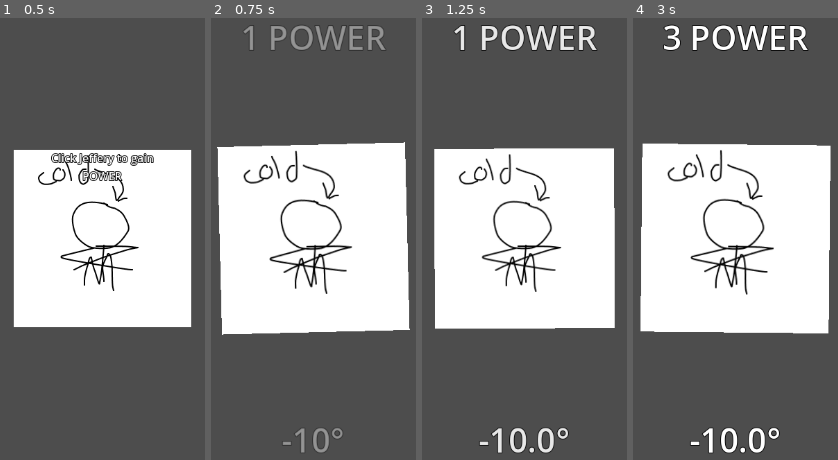
Above: before the commit, frames 1-4 (left to right).
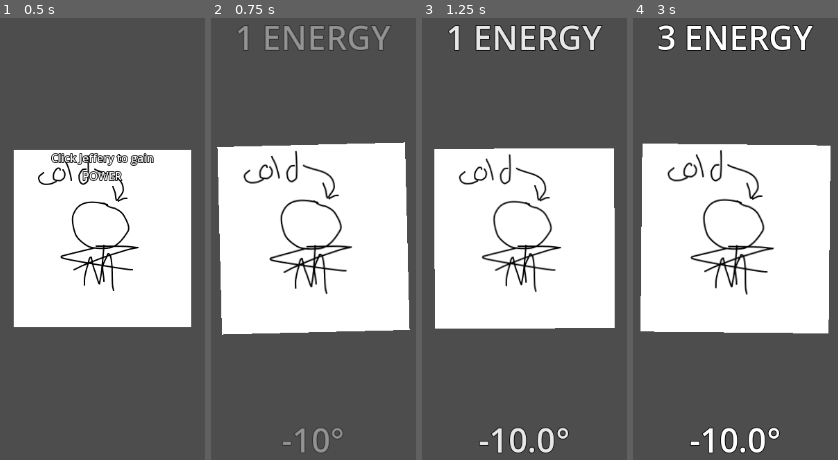
Above: after the commit, the same moments.

Repository: ToasterPanic/its-cold-outside
Game: Godot game, scene res://scenes/game.tscn
The game is run twice, just before and just after one commit, with the same random seed, the same clock (stepped at 60 frames per second) and the same inputs.
Inputs:
- Up to frame 1 (0.5 s): no input
- Up to frame 2 (0.75 s): click "Click Jeffery to gain POWER" at 0.5 s
- Up to frame 3 (1.25 s): no input
- Up to frame 4 (3 s): tap Enter at 1.25 s; hold Right 1.28-2.03 s; tap Alt at 1.35, 2.85 s; hold Down 2.03-2.78 s; tap Shift at 2.1 s; tap Space at 2.75 s; hold Right from 2.78 s (still down)

Frame 1 is identical in both runs. In frame 2, 1.9% of the frame differs, in the area x 13-88%, y 1-8%; in frame 3, 2.4%; in frame 4, 2.7%, in the area x 12-88%, y 1-8%.

Commit message:
Upgrades, tutorial finish

Diff:
--- a/scenes/buyable_ui_item.tscn
+++ b/scenes/buyable_ui_item.tscn
@@ -1,10 +1,14 @@
-[gd_scene load_steps=5 format=3 uid="uid://cgv0puwr6i68p"]
+[gd_scene load_steps=6 format=3 uid="uid://cgv0puwr6i68p"]
 
 [ext_resource type="Texture2D" uid="uid://w0nxsmkmtjoo" path="res://textures/campfire.png" id="1_3ejx8"]
 [ext_resource type="Script" uid="uid://b5740qbech1v7" path="res://scripts/buyable_ui_item.gd" id="1_q11ar"]
 
 [sub_resource type="LabelSettings" id="LabelSettings_lbhrr"]
 font_size = 32
+
+[sub_resource type="LabelSettings" id="LabelSettings_q11ar"]
+font_size = 24
+font_color = Color(1, 0, 0, 1)
 
 [sub_resource type="LabelSettings" id="LabelSettings_iywne"]
 font_size = 24
@@ -24,6 +28,15 @@
 layout_mode = 2
 text = "Campfire"
 label_settings = SubResource("LabelSettings_lbhrr")
+
+[node name="Locked" type="Label" parent="Top"]
+visible = false
+custom_minimum_size = Vector2(0, 48)
+layout_mode = 2
+size_flags_horizontal = 3
+text = " LOCKED! [requires Policy Reductions]"
+label_settings = SubResource("LabelSettings_q11ar")
+vertical_alignment = 1
 
 [node name="Cost" type="Label" parent="Top"]
 custom_minimum_size = Vector2(0, 48)
--- /dev/null
+++ b/scenes/buyable_upgrade_item.tscn
@@ -0,0 +1,41 @@
+[gd_scene load_steps=3 format=3 uid="uid://huj8qxqlhp60"]
+
+[ext_resource type="Script" uid="uid://c2kw7kxqpmksc" path="res://scripts/buyable_upgrade_item.gd" id="1_g7c5s"]
+[ext_resource type="Texture2D" uid="uid://w0nxsmkmtjoo" path="res://textures/campfire.png" id="2_8y2k8"]
+
+[node name="BuyableUpgradeItem" type="VBoxContainer"]
+offset_right = 727.0
+offset_bottom = 116.0
+script = ExtResource("1_g7c5s")
+metadata/type = "politics"
+
+[node name="Top" type="HFlowContainer" parent="."]
+layout_mode = 2
+
+[node name="TextureRect" type="TextureRect" parent="Top"]
+custom_minimum_size = Vector2(192, 192)
+layout_mode = 2
+texture = ExtResource("2_8y2k8")
+expand_mode = 2
+
+[node name="Details" type="RichTextLabel" parent="Top"]
+custom_minimum_size = Vector2(0, 48)
+layout_mode = 2
+size_flags_horizontal = 3
+theme_override_font_sizes/normal_font_size = 16
+bbcode_enabled = true
+text = "[font size=48]Politics[/font]
+test"
+fit_content = true
+scroll_active = false
+
+[node name="Bottom" type="HFlowContainer" parent="."]
+layout_mode = 2
+alignment = 1
+
+[node name="Buy" type="Button" parent="Bottom"]
+layout_mode = 2
+size_flags_vertical = 4
+text = "Buy for 50 POWER"
+
+[connection signal="pressed" from="Bottom/Buy" to="." method="_on_buy_pressed"]
--- a/scenes/game.tscn
+++ b/scenes/game.tscn
@@ -1,7 +1,8 @@
-[gd_scene load_steps=6 format=3 uid="uid://cxwei7g8nehdn"]
+[gd_scene load_steps=7 format=3 uid="uid://cxwei7g8nehdn"]
 
 [ext_resource type="Texture2D" uid="uid://wn75psbolp0e" path="res://textures/jeffery.png" id="1_uwrxv"]
 [ext_resource type="Script" uid="uid://dt25ajg5sqcl8" path="res://scripts/game.gd" id="1_yqjtg"]
+[ext_resource type="Texture2D" uid="uid://bvh21ly3w5evi" path="res://textures/hint_arrow.png" id="3_lnu2h"]
 
 [sub_resource type="LabelSettings" id="LabelSettings_uwrxv"]
 outline_size = 4
@@ -92,7 +93,18 @@
 size_flags_horizontal = 3
 size_flags_vertical = 0
 
-[node name="PowerMeter" type="Label" parent="CanvasLayer/Control"]
+[node name="Upgrades" type="ScrollContainer" parent="CanvasLayer/Control/Panel/Tabs"]
+visible = false
+layout_mode = 2
+theme_override_styles/panel = SubResource("StyleBoxEmpty_lnu2h")
+metadata/_tab_index = 1
+
+[node name="VBox" type="VBoxContainer" parent="CanvasLayer/Control/Panel/Tabs/Upgrades"]
+layout_mode = 2
+size_flags_horizontal = 3
+size_flags_vertical = 0
+
+[node name="StatMeter" type="Label" parent="CanvasLayer/Control"]
 layout_mode = 1
 anchors_preset = -1
 anchor_left = 0.5
@@ -118,4 +130,17 @@
 horizontal_alignment = 1
 autowrap_mode = 1
 
+[node name="BuyHintArrow" type="TextureRect" parent="CanvasLayer/Control"]
+visible = false
+layout_mode = 1
+anchors_preset = -1
+anchor_left = 0.5
+anchor_right = 0.5
+offset_left = -128.0
+offset_right = 128.0
+offset_bottom = 256.0
+scale = Vector2(0.5, 0.5)
+pivot_offset = Vector2(256, 0)
+texture = ExtResource("3_lnu2h")
+
 [connection signal="pressed" from="Jeffery" to="." method="_on_jeffery_pressed"]
--- a/scripts/buyable_ui_item.gd
+++ b/scripts/buyable_ui_item.gd
@@ -4,14 +4,18 @@
 
 func _ready() -> void:
 	$Top/Name.text = global.buyables[get_meta("type")].name
-	$Top/Buy.text = "Buy for " + global.numtext(global.buyables[get_meta("type")].cost) + " POWER"
-	$Top/Cost.text = global.numtext(global.buyables[get_meta("type")].passive_power) + " POWER/s"
+	if global.buyables[get_meta("type")].has("cost_power"):
+		$Top/Buy.text = "Buy for " + global.numtext(global.buyables[get_meta("type")].cost_power) + " POWER"
+		$Top/Cost.text = global.numtext(global.buyables[get_meta("type")].passive_power) + " POWER/s"
+	else:
+		$Top/Buy.text = "Buy for " + global.numtext(global.buyables[get_meta("type")].cost) + " ENERGY"
+		$Top/Cost.text = global.numtext(global.buyables[get_meta("type")].passive_energy) + " ENERGY/s"
 
 	$Bottom/HBoxContainer/None.texture = load("res://textures/" + get_meta("type") + ".png")
 
 func _on_buy_pressed() -> void:
-	if game.power >= global.buyables[get_meta("type")].cost:
-		game.power -= global.buyables[get_meta("type")].cost
+	if game.energy >= global.buyables[get_meta("type")].cost:
+		game.energy -= global.buyables[get_meta("type")].cost
 
 		game.boughts[get_meta("type")] += 1
 
--- /dev/null
+++ b/scripts/buyable_upgrade_item.gd
@@ -0,0 +1,43 @@
+extends VBoxContainer
+
+var game = null
+@onready var upgrade = global.upgrades[get_meta("type")]
+
+func _ready() -> void:
+	var text = "[font size=32]" + global.upgrades[get_meta("type")].name + "[/font]\n" +  global.upgrades[get_meta("type")].description + "\n"
+
+	for n in upgrade.costs.keys():
+		if n == "energy":
+			text = text + "\n- " + global.numtext(upgrade.costs[n]) + " ENERGY"
+		elif n == "power":
+			text = text + "\n- " + global.numtext(upgrade.costs[n]) + " POWER"
+		elif n == "upgrade":
+			text = text + "\n- Requires upgrade: " + global.upgrades[upgrade.costs[n]].name
+
+	$Top/Details.text = text
+
+func _on_buy_pressed() -> void:
+	var buying = true
+
+	for n in upgrade.costs.keys():
+		if n == "energy":
+			if upgrade.costs[n] > game.energy:
+				buying = false
+				break
+		elif n == "power":
+			if upgrade.costs[n] > game.power:
+				buying = false
+				break
+		elif n == "upgrade":
+			if !game.upgrades[upgrade.costs[n]]:
+				buying = false
+				break
+
+	if buying:
+		for n in upgrade.costs.keys():
+			if n == "energy":
+				game.energy -= upgrade.costs[n]
+			elif n == "power":
+				game.power -= upgrade.costs[n]
+
+		game.upgrades[get_meta("type")] = true
--- a/scripts/game.gd
+++ b/scripts/game.gd
@@ -1,15 +1,20 @@
 extends Node2D
 
 var power = 0
+var energy = 0
 var temperature = -10
 var tutorial_progress = 0
 var boughts = {
+
+}
+var upgrades = {
 
 }
 
 var time_to_next_passive_power = 1
 
 var buyable_ui_item_scene = preload("res://scenes/buyable_ui_item.tscn")
+var buyable_upgrade_item_scene = preload("res://scenes/buyable_upgrade_item.tscn")
 
 func _ready() -> void:
 	for n in global.buyables.keys():
@@ -21,6 +26,15 @@
 
 		$CanvasLayer/Control/Panel/Tabs/Store/VBox.add_child(buyable_ui_item)
 
+	for n in global.upgrades.keys():
+		upgrades[n] = false
+
+		var buyable_upgrade_item = buyable_upgrade_item_scene.instantiate()
+		buyable_upgrade_item.set_meta("type", n)
+		buyable_upgrade_item.game = self
+
+		$CanvasLayer/Control/Panel/Tabs/Upgrades/VBox.add_child(buyable_upgrade_item)
+
 func _process(delta: float) -> void:
 	time_to_next_passive_power -= delta
 	if time_to_next_passive_power <= 0:
@@ -29,7 +43,7 @@
 		temperature = -10
 
 		for n in boughts.keys():
-			power += global.buyables[n].passive_power * boughts[n]
+			energy += global.buyables[n].passive_energy * boughts[n]
 
 			temperature += global.buyables[n].heat * boughts[n]
 
@@ -37,42 +51,49 @@
 	$Jeffery.scale.x -= ($Jeffery.scale.x - 1) * (delta * 3)
 	$Jeffery.scale.y = $Jeffery.scale.x
 
-	$CanvasLayer/Control/PowerMeter.text = global.numtext(power) + " POWER"
+	$CanvasLayer/Control/StatMeter.text = global.numtext(energy) + " ENERGY"
 
 	$CanvasLayer/Control/TemperatureMeter.text = global.numtext(temperature) + "°"
 
 	if tutorial_progress == 0:
 		$Camera2D.position.x = 0
-		if power >= 1:
+		if energy >= 1:
 			tutorial_progress += 1
 
-		$CanvasLayer/Control/PowerMeter.anchor_left = 0
+		$CanvasLayer/Control/StatMeter.anchor_left = 0
 		$CanvasLayer/Control/TemperatureMeter.anchor_left = 0
 
-		$CanvasLayer/Control/PowerMeter.modulate = Color(1, 1, 1, 0)
+		$CanvasLayer/Control/StatMeter.modulate = Color(1, 1, 1, 0)
 		$CanvasLayer/Control/TemperatureMeter.modulate = Color(1, 1, 1, 0)
 
 		$CanvasLayer/Control/Panel.visible = false
 		$CanvasLayer/Control/Panel.modulate = Color(1, 1, 1, 0)
 	elif tutorial_progress == 1:
-		$CanvasLayer/Control/TemperatureMeter.modulate.a += (1 - $CanvasLayer/Control/PowerMeter.modulate.a) * (delta * 3)
-		$CanvasLayer/Control/PowerMeter.modulate.a = $CanvasLayer/Control/TemperatureMeter.modulate.a
+		$CanvasLayer/Control/TemperatureMeter.modulate.a += (1 - $CanvasLayer/Control/StatMeter.modulate.a) * (delta * 3)
+		$CanvasLayer/Control/StatMeter.modulate.a = $CanvasLayer/Control/TemperatureMeter.modulate.a
 
 		$Camera2D.position.x = 0
-		if power >= 50:
+		if energy >= 50:
 			tutorial_progress += 1
 	else:
 		$Camera2D.position.x = get_viewport().size.x / -4
 
-		$CanvasLayer/Control/TemperatureMeter.anchor_left += (0.5 - $CanvasLayer/Control/PowerMeter.anchor_left) * (delta * 3)
-		$CanvasLayer/Control/PowerMeter.anchor_left = $CanvasLayer/Control/TemperatureMeter.anchor_left
+		$CanvasLayer/Control/TemperatureMeter.anchor_left += (0.5 - $CanvasLayer/Control/StatMeter.anchor_left) * (delta * 3)
+		$CanvasLayer/Control/StatMeter.anchor_left = $CanvasLayer/Control/TemperatureMeter.anchor_left
 
 		$CanvasLayer/Control/Panel.visible = true
 		$CanvasLayer/Control/Panel.modulate.a += (1 - $CanvasLayer/Control/Panel.modulate.a) * (delta * 3)
+		if tutorial_progress == 2:
+			$CanvasLayer/Control/BuyHintArrow.visible = true
+
+			if boughts.space_heater > 0:
+				tutorial_progress += 1
+		else:
+			$CanvasLayer/Control/BuyHintArrow.visible = false
 
 
 func _on_jeffery_pressed() -> void:
-	power += 1
+	energy += 1
 	$Jeffery.rotation_degrees = randf_range(-5, 5)
 	$Jeffery.scale.x = 1.1
 	$Jeffery.scale.y = 1.1
--- a/scripts/global.gd
+++ b/scripts/global.gd
@@ -1,21 +1,76 @@
 extends Node
+
+var upgrades = {
+	"politics": {
+		"description": "Involve yourself in politics to gain POWER. Increases your energy cap to 25K, and gives access to new items in the Store.",
+		"name": "Politics",
+		"costs": {
+			"energy": 10000
+		}
+	},
+	"deregulation": {
+		"description": "Convince the government to give you the freedom to destroy the planet more. Increases your energy cap to 100K.",
+		"name": "Deregulation",
+		"costs": {
+			"energy": 10000,
+			"upgrade": "politics"
+		},
+		"requires_upgrade": "politics"
+	},
+	"president": {
+		"description": "Become the president of [MYSTERY COUNTRY]! x2 multiplier to all POWER sources.",
+		"name": "Presidency",
+		"costs": {
+			"energy": 20000,
+			"power": 10000
+		},
+		"requires_upgrade": "politics"
+	},
+	"research": {
+		"description": "Reveals new",
+		"name": "Research",
+		"costs": {
+			"energy": 10000
+		}
+	}
+}
 
 var buyables = {
 	"space_heater": {
-		"passive_power": 3,
-		"heat": 0.1,
+		"passive_energy": 3,
+		"heat": 0.01,
 		"max_amount": 10,
 		"cost": 50,
 
 		"name": "Space Heater",
 	},
 	"campfire": {
-		"passive_power": 5,
-		"heat": 0.2,
+		"passive_energy": 5,
+		"heat": 0.02,
 		"max_amount": 10,
 		"cost": 120,
 
 		"name": "Campfire",
+	},
+	"bribe": {
+		"passive_energy": 0,
+		"passive_power": 2,
+		"heat": 0.1,
+		"max_amount": 10,
+		"cost_power": 100,
+		"requires_upgrade": "politics",
+
+		"name": "Bribe",
+	},
+	"ai_datacenter": {
+		"passive_energy": 0,
+		"passive_power": 25,
+		"heat": 0.1,
+		"max_amount": 10,
+		"cost": 100000,
+		"requires_upgrade": "advanced_technology",
+
+		"name": "AI Datacenter",
 	},
 }
 
Not shown, added: scripts/buyable_upgrade_item.gd.uid
Binary file added: textures/hint_arrow.png
Not shown, added: textures/hint_arrow.png.import
Not shown, changed: README.md
